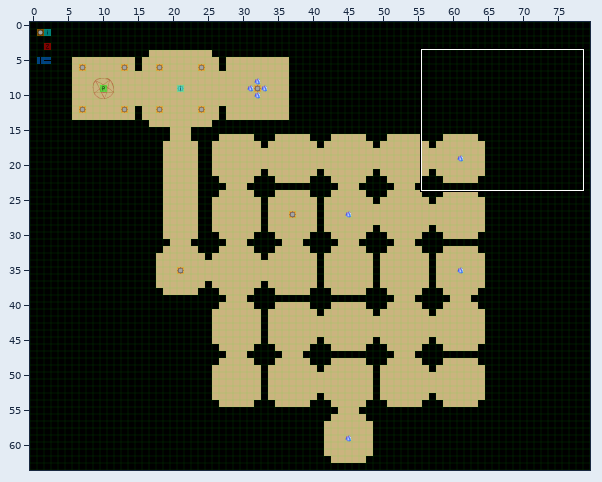
A Tiled map gets an edit: assets-src/maps/chap3.tmx. Above: a wide view before the commit, with the close-up outlined.
Close-up. As it was:
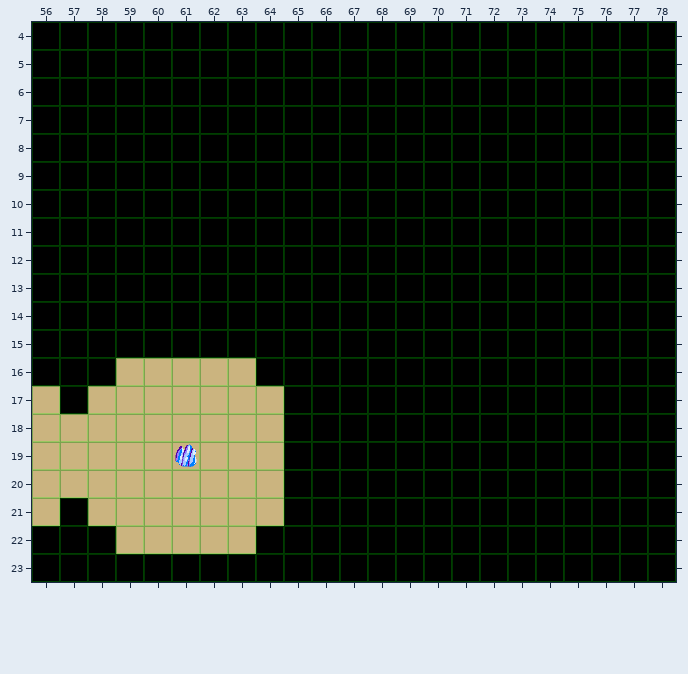
Cells are 32x32 px. Shown: x 56..78, y 4..23. The commit also changed other parts of the map, which this record leaves out.
Once edited:
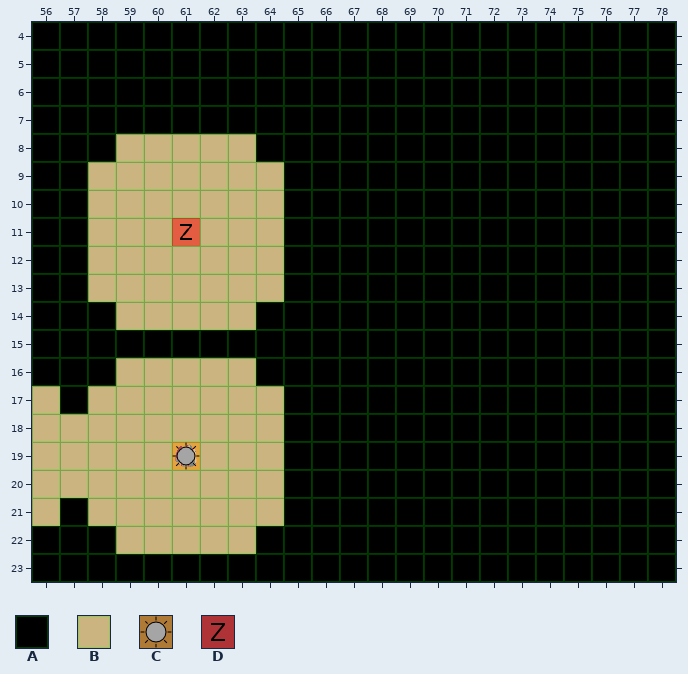
Key: from "basic": A 0, B 1; from "items": C 0, D 2.
_ is an empty cell, . an unchanged one.
Objects are placed by their top-left corner, in cells (3,4 is the top-left corner of cell 3,4); size is 1x1 cell unless given.
What changed:
--- layer "map"
@@ x 58..64 @@
- 8 .AAAAA.
- 9 AAAAAAA
-10 AAAAAAA
-11 AAAAAAA
-12 AAAAAAA
-13 AAAAAAA
-14 .AAAAA.
+ 8 .BBBBB.
+ 9 BBBBBBB
+10 BBBBBBB
+11 BBBBBBB
+12 BBBBBBB
+13 BBBBBBB
+14 .BBBBB.
--- layer "doods"
+D "Zombie" at 61,11
--- layer "lights"
+C "flameLight" at 61,19
Changed places in both close-ups, as pixel boxes (x1, y1, x2, y2):
changed: (88, 134, 284, 330)
added: (172, 442, 200, 470)
